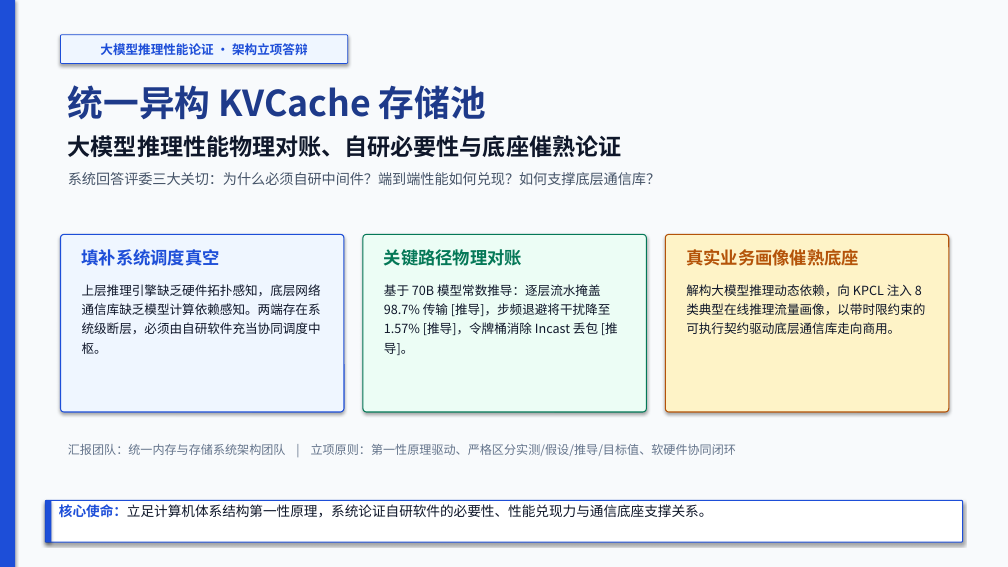
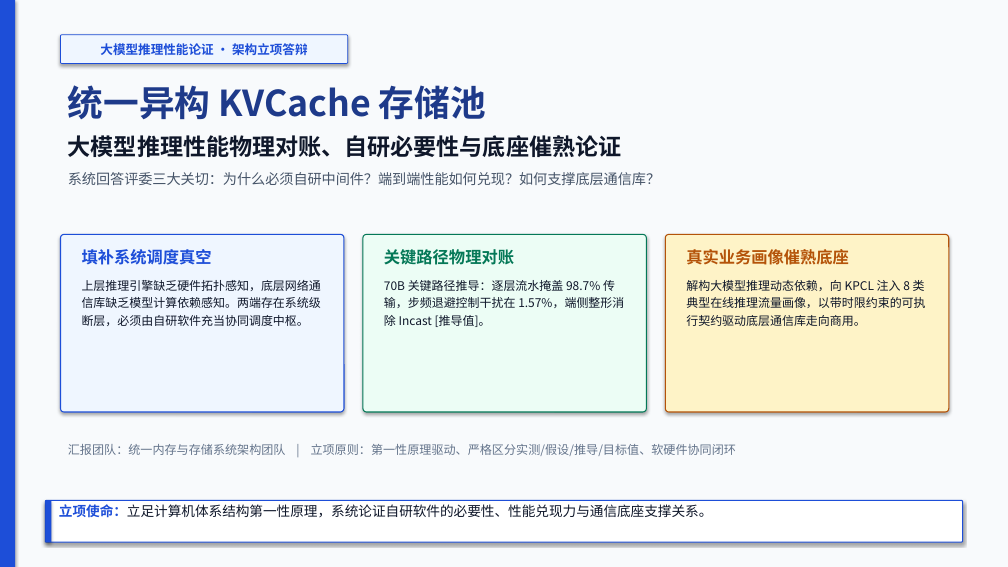
Before and after one commit to stonetree/reports, a slide deck: slide 1 of kvcache/unified_kv_memory/立项汇报PPTX/推理性能理论论证_20260907_Luna/统一异构KVCache存储池_推理性能理论论证_KPCL_20260908_v3_文风修订_预审版.pptx. Drawn at 1008x567 pixels with LibreOffice and Linux fonts; fonts in the diff are those of the drawing. Boxes give left, top, right and bottom in pixels: in the first picture for what was removed or moved away, otherwise in the second. Text is boxed around its words. In the diff, an @@ line names an element or a change of style, - is before the commit and + after.

```diff
--- a/kvcache/unified_kv_memory/立项汇报PPTX/推理性能理论论证_20260907_Luna/统一异构KVCache存储池_推理性能理论论证_KPCL_20260908_v3_文风修订_预审版.pptx
+++ b/kvcache/unified_kv_memory/立项汇报PPTX/推理性能理论论证_20260907_Luna/统一异构KVCache存储池_推理性能理论论证_KPCL_20260908_v3_文风修订_预审版.pptx
@@ text "填补系统调度真空" at [82, 249, 321, 326]: size 16.5 to 15.5 pt in "填补系统调度真空"; size 12 to 11.4 pt in "上层推理引擎缺乏硬件拓扑感知，底层网络通信库缺乏模型计算依赖感知。两端存在系统级断层，必须由自研软件充当协同调度中枢。"; less space between paragraphs; line spacing 1.28 to 1.22 @@
@@ text at [384, 249, 514, 265]: size 16.5 to 15.5 pt in "关键路径物理对账"; less space between paragraphs @@
@@ text "真实业务画像催熟底座" at [686, 249, 925, 326]: size 16.5 to 15.5 pt in "真实业务画像催熟底座"; size 12 to 11.4 pt in "解构大模型推理动态依赖，向 KPCL 注入 8 类典型在线推理流量画像，以带时限约束的可执行契约驱动底层通信库走向商用。"; less space between paragraphs; line spacing 1.28 to 1.22 @@
@@ text at [384, 280, 624, 327]: text changed; size 12 to 11.4 pt @@
-基于 70B 模型常数推导：逐层流水掩盖 98.7% 传输 [推导]，步频退避将干扰降至 1.57% [推导]，令牌桶消除 Incast 丢包 [推导]。
+70B 关键路径推导：逐层流水掩盖 98.7% 传输，步频退避控制干扰在 1.57%，端侧整形消除 Incast [推导值]。
@@ text at [59, 504, 713, 518]: text changed @@
-核心使命：立足计算机体系结构第一性原理，系统论证自研软件的必要性、性能兑现力与通信底座支撑关系。
+立项使命：立足计算机体系结构第一性原理，系统论证自研软件的必要性、性能兑现力与通信底座支撑关系。
```
Also in this commit, not shown: 11 other slides changed, 1 other file.
